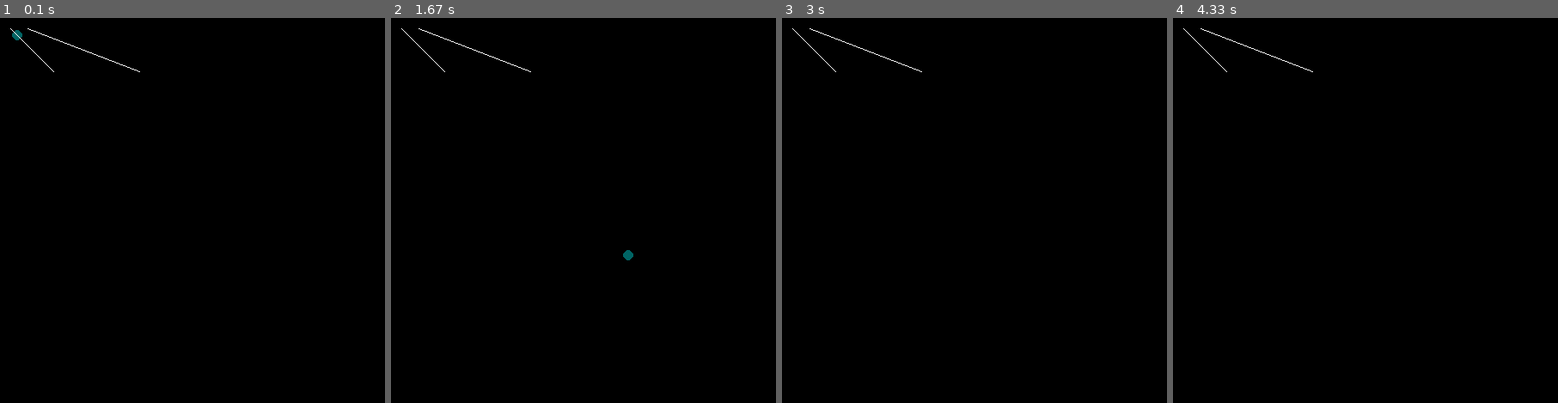
Above: before the commit, frames 1-4 (left to right).
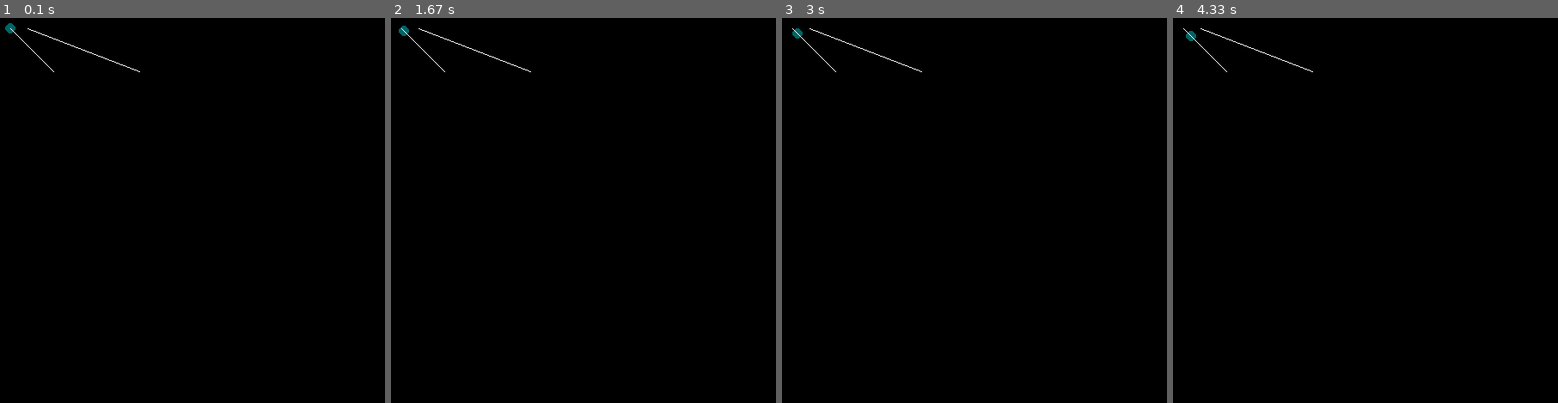
Above: after the commit, the same moments.

Repository: Helumpago/SimplePhysics
Game: pygame game, started from main.py
Two runs of this game, one before a commit and one after it. Both use one fixed random seed, a clock stepped at 60 frames per second and the inputs below.
Inputs:
- Up to frame 1 (0.1 s): no input
- Up to frame 2 (1.67 s): no input
- Up to frame 3 (3 s): no input
- Up to frame 4 (4.33 s): no input

The runs differ from the first frame. In frame 1, 0.1% of the frame differs, in the area x 1-6%, y 1-6%; in frame 2, 0.1%, in the area x 2-63%, y 2-63%; in frame 3, less than 0.1%; in frame 4, less than 0.1%.

Commit message:
Improved time-dependant stuff

Diff:
--- a/moveable.py
+++ b/moveable.py
@@ -32,13 +32,13 @@
 
 	"""
 	" Checks for collisions and moves this object accordingly
-	" @param window: Window: Container object describing the render window, scale, and
-	"		objects in this world
+	" @param Window window: Container for all objects being simulated, including details on the pygame window
+	" @param int dt: Number of milliseconds since the last frame
 	"""
-	def frame(self, window):
+	def frame(self, window, dt):
 		if(self.anchored == True):
 			return
 
 		pos = self.getPos()
-		pos = (pos[0] + self.velocity[0] * window.scale, pos[0] + self.velocity[1] * window.scale)
+		pos = (pos[0] + self.velocity[0] * (dt/1000) * window.scale, pos[0] + self.velocity[1] * (dt/1000) * window.scale)
 		self.setPos(pos)
--- a/physical.py
+++ b/physical.py
@@ -5,6 +5,8 @@
 class Physical(object):
 	"""
 	" Implement this function to define the physics that this object participates in
+	" @param Window window: Container for all objects being simulated, including details on the pygame window
+	" @param int dt: Number of milliseconds since the last frame
 	"""
-	def frame(self, window):
+	def frame(self, window, dt):
 		pass
--- a/sphere.py
+++ b/sphere.py
@@ -15,7 +15,7 @@
 	" @param pos: (int x, int y): Sphere's position
 	"""
 	def __init__(self, r = 1, pos = (0, 0), color = (255, 255, 255)):
-		Moveable.__init__(self, velocity = (4, 4))
+		Moveable.__init__(self, velocity = (1, 0))
 		self.radius = r
 		self.pos = pos
 		self.color = color
@@ -36,4 +36,5 @@
 	" Draw this object to the window
 	"""
 	def draw(self, window):
-		pygame.draw.circle(window.view, self.color, self.pos, self.radius * window.scale, 0)
+		pos = (round(self.pos[0]), round(self.pos[1]))
+		pygame.draw.circle(window.view, self.color, pos, self.radius * window.scale, 0)
--- a/world.py
+++ b/world.py
@@ -63,11 +63,12 @@
 
 	"""
 	" Generate the next physics frame
+	" @param int dt: Number of milliseconds since the last frame
 	"""
-	def step(self):
+	def step(self, dt):
 		for o in self.workspace.objects:
 				if isinstance(o, Physical):
-					o.frame(self.workspace)
+					o.frame(self.workspace, dt)
 
 	"""
 	" Main execution loop for the simulation
@@ -76,6 +77,8 @@
 		self.open()
 
 		while True:
+			clock = pygame.time.Clock()
+			dt = clock.tick(60) # Get the amount of time since the last frame ("Delta time")
 			self.workspace.lock.acquire()
 
 			## Watch for events ##
@@ -85,7 +88,6 @@
 					return
 
 			self.render()
-			self.step()
+			self.step(dt)
 
 			self.workspace.lock.release()
-			time.sleep(self.workspace.delay)
